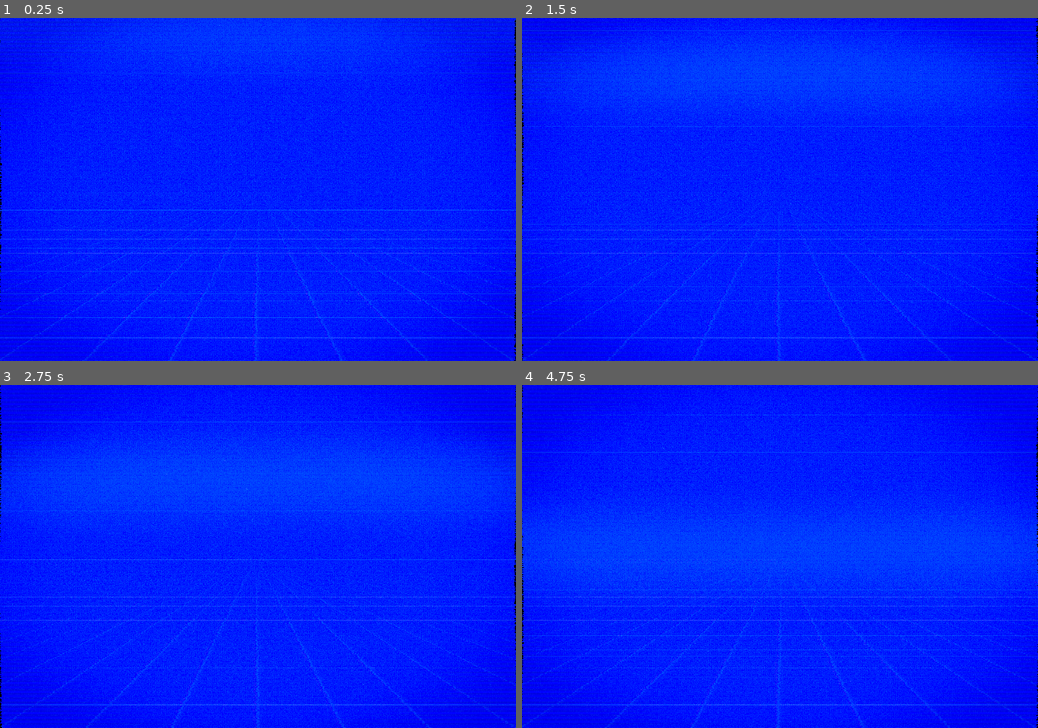
Above: before the commit, frames 1-4 (two rows, left to right).
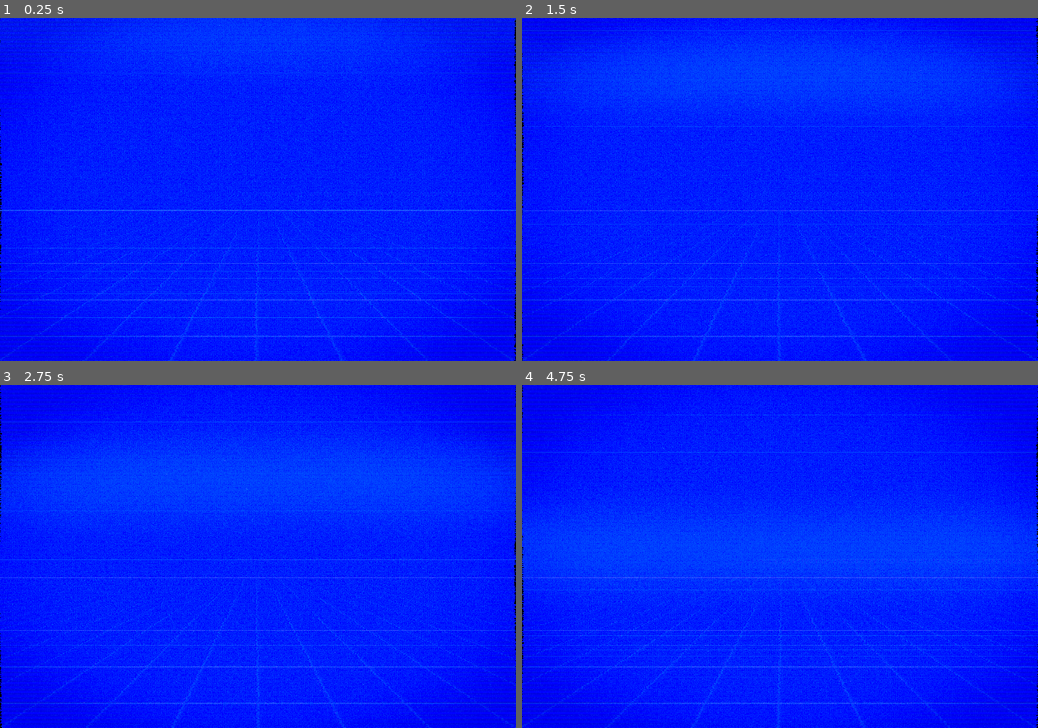
Above: after the commit, the same moments.

Repository: deltea/mograph-edit
Game: Godot game, scene res://main.tscn
The game is run twice, just before and just after one commit, with the same random seed, the same clock (stepped at 60 frames per second) and the same inputs. Sound files missing from this copy of the repository are replaced by a short silence.
Inputs:
- Up to frame 1 (0.25 s): no input
- Up to frame 2 (1.5 s): no input
- Up to frame 3 (2.75 s): no input
- Up to frame 4 (4.75 s): no input

The runs differ from the first frame. In frame 1, 2.9% of the frame differs, in the area x 0-100%, y 50-100%; in frame 2, 2.8%; in frame 3, 2.9%; in frame 4, 2.9%.

Commit message:
fix the conductor bugs

Diff:
--- a/autoloads/conductor.gd
+++ b/autoloads/conductor.gd
@@ -2,41 +2,53 @@
 
 
 signal beat(pos: int)
-signal measure(pos_measure: int)
 
 
-@export var bpm: int = 124
+@export var bpm: int = 126
 @export var measures: int = 4
-@export var song_start_offset: int = 0
+@export var start_beat_offset: int = 0
+
+
+var BEAT: float = 60.0 / bpm
+var HALF_BEAT: float = BEAT / 2.0
+var QUARTER_BEAT: float = BEAT / 4.0
+var TWO_BEAT: float = BEAT * 2.0
+var MEASURE: float = BEAT * 4.0
 
 
 var curr_pos: float = 0.0
-var curr_pos_beats: int = 1
-var curr_measure: int = 1
-var sec_per_beat: float = 60.0 / bpm
-var last_beat: int = 0
+var curr_pos_beats: int = 0
+var sec_per_beat: float = BEAT
+var last_beat: int = -4
+# this tracks
+var beat_offset: int = start_beat_offset
+
+
+func _ready() -> void:
+	pitch_scale = Engine.time_scale
 
 
 func _process(_dt: float) -> void:
 	if not playing:
 		return
 
-	curr_pos = get_playback_position() + AudioServer.get_time_since_last_mix() - (song_start_offset * sec_per_beat)
+	curr_pos = get_playback_position() + AudioServer.get_time_since_last_mix()
 	curr_pos -= AudioServer.get_output_latency()
-	curr_pos_beats = int(floor(curr_pos / sec_per_beat))
+	# adding one so that the first beat is 1 instead of 0
+	curr_pos_beats = int(floor(curr_pos / sec_per_beat)) - beat_offset + 1
 
 	if last_beat < curr_pos_beats:
-		if curr_measure > measures:
-			curr_measure = 1
-
 		beat.emit(curr_pos_beats)
-		measure.emit(curr_measure)
 
 		last_beat = curr_pos_beats
-		curr_measure += 1
 
 
-func play_from_beat(beat: int) -> void:
+func play_from_beat(pos_beat: int) -> void:
 	play()
-	seek((beat + song_start_offset) * sec_per_beat)
-	curr_measure = beat % measures + 1
+	beat_offset = start_beat_offset + pos_beat
+	seek(beat_offset * sec_per_beat)
+	beat_offset += beat_offset % 4
+
+
+func wait(duration: float) -> void:
+	await get_tree().create_timer(duration, true, false, true).timeout
--- a/autoloads/conductor.tscn
+++ b/autoloads/conductor.tscn
@@ -1,6 +1,9 @@
 [gd_scene format=3 uid="uid://2or3wqqt2oqr"]
 
-[ext_resource type="Script" uid="uid://c7otvxlgoxe5t" path="res://autoloads/Conductor.gd" id="1_2pwio"]
+[ext_resource type="Script" uid="uid://c7otvxlgoxe5t" path="res://autoloads/conductor.gd" id="1_2pwio"]
+[ext_resource type="AudioStream" uid="uid://cqeswleahgqhk" path="res://assets/audio/music/dashstar.mp3" id="1_bk88x"]
 
 [node name="Conductor" type="AudioStreamPlayer" unique_id=759406385]
+stream = ExtResource("1_bk88x")
 script = ExtResource("1_2pwio")
+start_beat_offset = 62
--- /dev/null
+++ b/main.gd
@@ -0,0 +1,39 @@
+extends Node3D
+
+
+@onready var rig: CameraRig = $CameraRig
+@onready var cam: Camera3D = $CameraRig/Camera
+@onready var label: Label3D = $Label3D
+
+
+var is_backing_up: bool = false
+
+
+func _ready() -> void:
+	Conductor.beat.connect(_on_beat)
+
+	Conductor.play_from_beat(0)
+
+
+func _process(dt: float) -> void:
+	if is_backing_up:
+		cam.position.z += 0.5 * dt
+
+
+func _on_beat(pos: int) -> void:
+	print(pos)
+	if pos == -1:
+		rig.move_cam_to_next_marker(Conductor.TWO_BEAT)
+	if pos == 1:
+		# rig.move_cam_to_next_marker(Conductor.BEAT * 16.0)
+		is_backing_up = true
+
+	if pos == -1:
+		await Conductor.wait(Conductor.BEAT)
+		var words := ["GET", "IT", "POPPIN'", "PUT", "IN"]
+		var tween := create_tween()
+		for i in range(words.size()):
+			tween.tween_callback(func() -> void:
+				label.text += words[i] + " "
+			)
+			tween.tween_interval(Conductor.BEAT / words.size())
--- a/main.tscn
+++ b/main.tscn
@@ -1,8 +1,10 @@
 [gd_scene format=3 uid="uid://dr5v7fm0kx0v3"]
 
+[ext_resource type="Script" uid="uid://br3pn1qwjnyqv" path="res://main.gd" id="1_1bvp3"]
 [ext_resource type="PackedScene" uid="uid://dlqs2lt16wdee" path="res://scenes/camera/camera.tscn" id="1_ig7tw"]
 [ext_resource type="Texture2D" uid="uid://dr1giiqeaf6rp" path="res://assets/textures/grid.png" id="2_0xm2m"]
 [ext_resource type="Shader" uid="uid://b18yv76dri8c2" path="res://shaders/crt.gdshader" id="3_h2yge"]
+[ext_resource type="PackedScene" uid="uid://b70i16bp0hiar" path="res://scenes/camera/camera_rig.tscn" id="3_lquwl"]
 
 [sub_resource type="ShaderMaterial" id="ShaderMaterial_0xm2m"]
 shader = ExtResource("3_h2yge")
@@ -18,7 +20,7 @@
 shader_parameter/interlace_strength = 0.2
 shader_parameter/mask_strength = 0.22
 shader_parameter/mask_scale = 1.0
-shader_parameter/chroma_offset_px = 4.00000019
+shader_parameter/chroma_offset_px = 2.000000095
 shader_parameter/luma_smear_px = 5.0000002375
 shader_parameter/jitter_px = 1.8
 shader_parameter/wobble_px = 1.5
@@ -45,7 +47,16 @@
 material = SubResource("StandardMaterial3D_ig7tw")
 size = Vector2(400, 400)
 
+[sub_resource type="SystemFont" id="SystemFont_lquwl"]
+font_names = PackedStringArray("Helvetica")
+
+[sub_resource type="FontVariation" id="FontVariation_1bvp3"]
+base_font = SubResource("SystemFont_lquwl")
+variation_transform = Transform2D(1.44, 0, 0, 0.9, 0, 0)
+spacing_glyph = 4
+
 [node name="Main" type="Node3D" unique_id=218409027]
+script = ExtResource("1_1bvp3")
 
 [node name="CanvasLayer" type="CanvasLayer" parent="." unique_id=1555539069]
 
@@ -60,8 +71,27 @@
 [node name="WorldEnvironment" type="WorldEnvironment" parent="." unique_id=1418835841]
 environment = SubResource("Environment_7dm0k")
 
-[node name="Camera" parent="." unique_id=2110450181 instance=ExtResource("1_ig7tw")]
+[node name="CameraRig" parent="." unique_id=1331027058 instance=ExtResource("3_lquwl")]
+
+[node name="Camera" parent="CameraRig" unique_id=2110450181 instance=ExtResource("1_ig7tw")]
+transform = Transform3D(1, 0, 0, 0, 1, 0, 0, 0, 1, 0, 0, 0.290635)
+
+[node name="Marker#0" type="Marker3D" parent="CameraRig" unique_id=1781613279]
+transform = Transform3D(1, 0, 0, 0, 1, 0, 0, 0, 1, 0, 0, -2.9675915)
+
+[node name="Marker#1" type="Marker3D" parent="CameraRig" unique_id=1439527151]
+transform = Transform3D(1, 0, 0, 0, 1, 0, 0, 0, 1, 0, 0, -0.78732884)
+
+[node name="Marker#2" type="Marker3D" parent="CameraRig" unique_id=2000227363]
+transform = Transform3D(1, 0, 0, 0, 1, 0, 0, 0, 1, 0, 0, 1.290635)
 
 [node name="Floor" type="MeshInstance3D" parent="." unique_id=2084267417]
 transform = Transform3D(1, 0, 0, 0, 1, 0, 0, 0, 1, 0, -2, 0)
 mesh = SubResource("PlaneMesh_ig7tw")
+
+[node name="Label3D" type="Label3D" parent="." unique_id=413398190]
+transform = Transform3D(1, 0, 0, 0, 1, 0, 0, 0, 1, -1.0841194, 0, -2)
+texture_filter = 0
+font = SubResource("FontVariation_1bvp3")
+outline_size = 0
+horizontal_alignment = 0
--- a/scenes/camera/camera.gd
+++ b/scenes/camera/camera.gd
@@ -1 +1,26 @@
-extends Camera3D
+@tool
+class_name Camera extends Camera3D
+
+
+@export_tool_button("Create Marker", "Marker3D") var create_marker_action := create_point
+@export_tool_button("Clear Markers", "Clear") var clear_markers_action := clear_markers
+
+
+@onready var rig: CameraRig
+
+
+func _ready() -> void:
+	if not get_parent() is CameraRig:
+		printerr("camera \"" + name + "\" doesn't have a rig as a parent")
+
+		return
+
+	rig = get_parent() as CameraRig
+
+
+func create_point() -> void:
+	rig.create_marker(transform)
+
+
+func clear_markers() -> void:
+	rig.clear_markers()
--- /dev/null
+++ b/scenes/camera/camera_rig.gd
@@ -0,0 +1,61 @@
+@tool
+class_name CameraRig extends Node3D
+
+
+@onready var cam: Camera = $Camera
+
+
+var markers: Array[Marker3D] = []
+var curr_marker_idx: int = 0
+var cam_tween: Tween
+
+
+func _ready() -> void:
+	if Engine.is_editor_hint():
+		return
+
+	for child in get_children():
+		if child is Marker3D:
+			markers.append(child)
+
+	move_cam_to_next_marker(0)
+
+
+func move_cam_to_next_marker(duration: float, trans: Tween.TransitionType = Tween.TRANS_EXPO, ease: Tween.EaseType = Tween.EASE_OUT) -> void:
+	var next_marker := get_marker(curr_marker_idx)
+	if next_marker:
+		# if cam_tween: cam_tween.kill()
+		cam_tween = create_tween().set_parallel()
+		curr_marker_idx += 1
+		cam_tween.tween_property(cam, "global_transform", next_marker.global_transform, duration).set_trans(trans).set_ease(ease)
+	else:
+		print("no more markers for camera to move to")
+
+
+func create_marker(tf: Transform3D) -> void:
+	var marker := Marker3D.new()
+	marker.name = "Marker#" + str(get_marker_count())
+	marker.transform = tf
+	marker.add_to_group("camera_rig")
+	add_child(marker)
+	marker.owner = get_tree().edited_scene_root
+
+
+func clear_markers() -> void:
+	# for marker in markers:
+	# 	marker.queue_free()
+	# markers.clear()
+	for child in get_children():
+		if child.is_in_group("camera_rig"):
+			child.queue_free()
+
+
+func get_marker_count() -> int:
+	var count := 0
+	for child in get_children():
+		if child is Marker3D:
+			count += 1
+	return count
+
+func get_marker(idx: int) -> Marker3D:
+	return markers[idx] if idx < markers.size() else null
--- /dev/null
+++ b/scenes/camera/camera_rig.tscn
@@ -0,0 +1,6 @@
+[gd_scene format=3 uid="uid://b70i16bp0hiar"]
+
+[ext_resource type="Script" uid="uid://d3utkcmvkdw6" path="res://scenes/camera/camera_rig.gd" id="1_tr2gj"]
+
+[node name="CameraRig" type="Node3D" unique_id=1331027058]
+script = ExtResource("1_tr2gj")
Not shown, added: assets/audio/music/dashstar.mp3.import
Not shown, added: main.gd.uid
Not shown, added: scenes/camera/camera_rig.gd.uid
Not shown, added: assets/audio/music/dashstar.mp3
